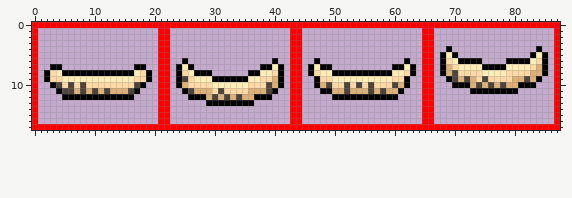
Sprite sheet, stored at fallandepapper.png. Above is the file before it was changed.
The file is 88x18 pixels.
The result:
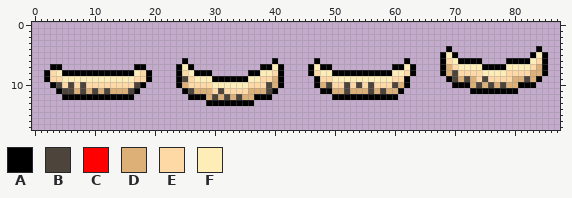
Palette (. is transparent): A #000000  B #4d443c  C #ff0000  D #ddb077  E #fed9a5  F #feedb7
From old to new:
y 0: x 0..87 CCCCCCCCCCCCCCCCCCCCCCCCCCCCCCCCCCCCCCCCCCCCCCCCCCCCCCCCCCCCCCCCCCCCCCCCCCCCCCCCCCCCCCCC -> ........................................................................................
y 1..16: x 0 C -> .; x 21..22 CC -> ..; x 43..44 CC -> ..; x 65..66 CC -> ..; x 87 C -> .
y 17: x 0..87 CCCCCCCCCCCCCCCCCCCCCCCCCCCCCCCCCCCCCCCCCCCCCCCCCCCCCCCCCCCCCCCCCCCCCCCCCCCCCCCCCCCCCCCC -> ........................................................................................
Boxes around the changes in both pictures, in picture pixels (x1, y1, x2, y2):
erased: (32, 22, 560, 130)
